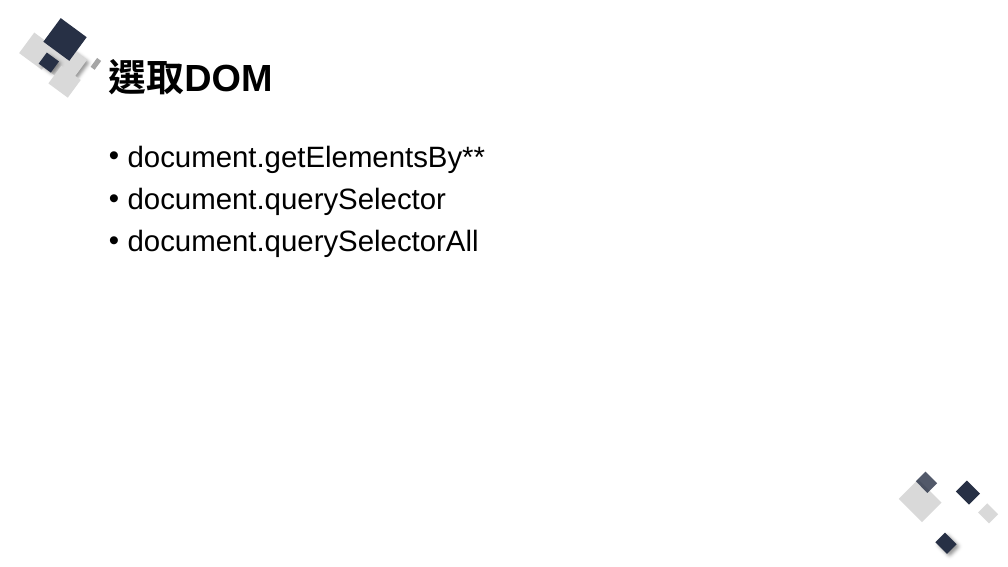
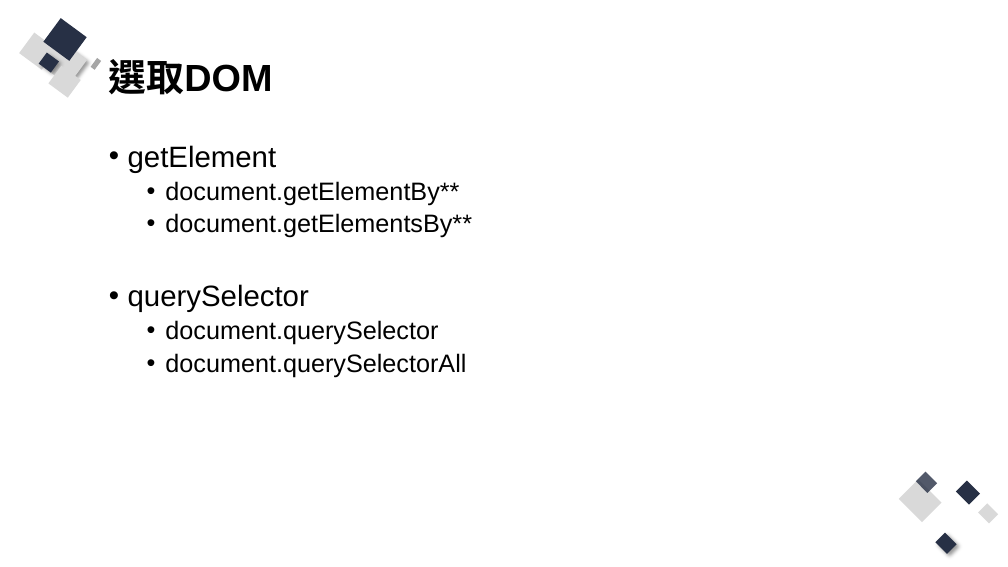
Before and after one commit to Q81JIAXIONG/-, a slide deck: slide 17 of 投影片/6.實作-帳號註冊、登入網頁前端防呆與提示.pptx. Drawn at 1008x567 pixels with LibreOffice and Linux fonts; fonts in the diff are those of the drawing. Boxes give left, top, right and bottom in pixels: in the first picture for what was removed or moved away, otherwise in the second. Text is boxed around its words. In the diff, an @@ line names an element or a change of style, - is before the commit and + after.

```diff
--- a/投影片/6.實作-帳號註冊、登入網頁前端防呆與提示.pptx
+++ b/投影片/6.實作-帳號註冊、登入網頁前端防呆與提示.pptx
@@ text at (128, 145, 459, 206): paragraphs added @@
+• getElement
+  • document.getElementBy**
@@ text at (165, 213, 472, 378): size 28 to 24 pt in "document.getElementsBy**", "document.querySelector", "document.querySelectorAll"; list level 1 to 2 in "document.getElementsBy**"; list level 1 to 2 in "document.querySelector"; list level 1 to 2 in "document.querySelectorAll" @@
@@ text at (128, 284, 309, 312): paragraph added @@
+• querySelector
```
Also in this commit, not shown: 6 other slides changed, 7 slides added, 2 slides removed, 15 other files.
